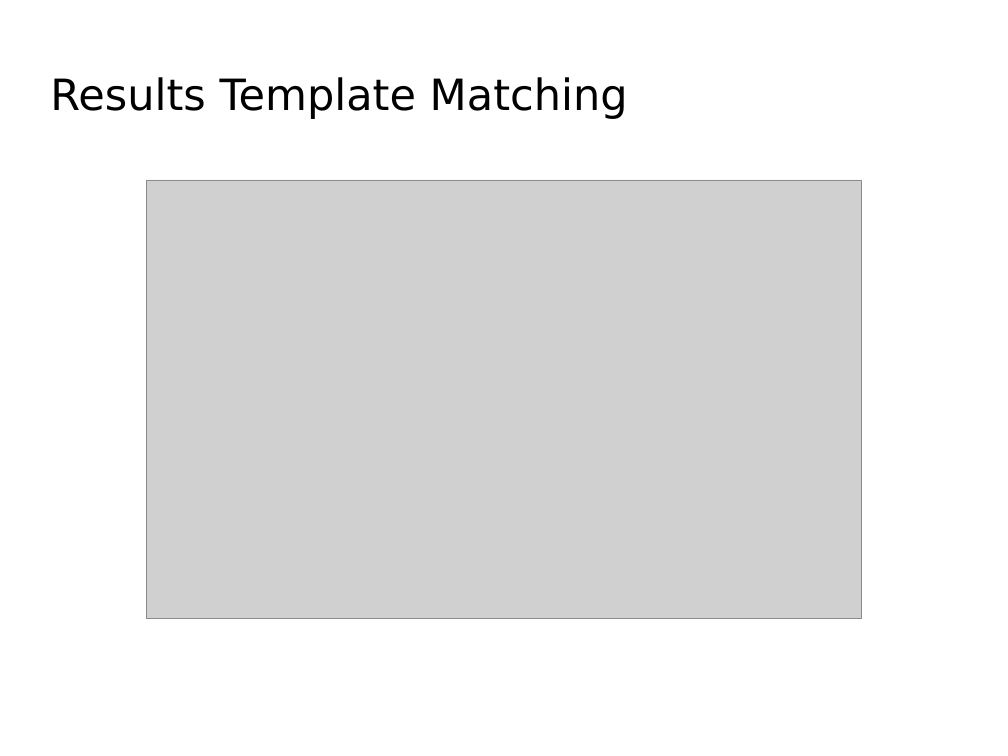
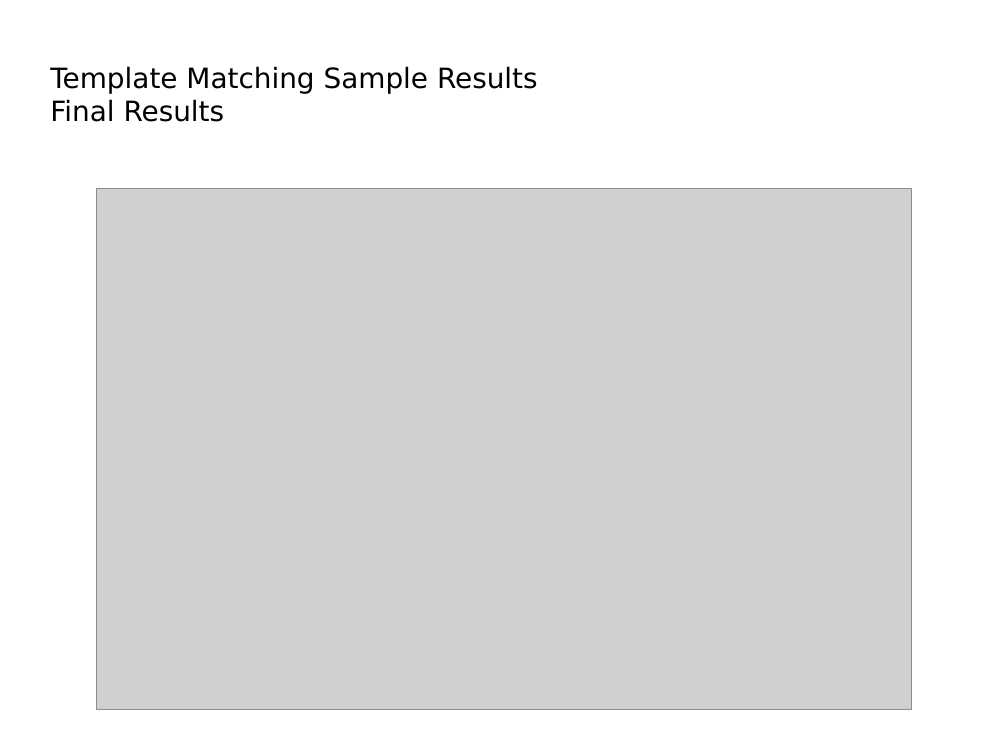
Before and after one commit to Luke-Meyer/dip_project, a slide deck: slide 10 of Presentation/License Plate Sequence Extraction.odp (slide 12 before the commit). Drawn at 1008x756 pixels with LibreOffice and Linux fonts; fonts in the diff are those of the drawing; grey boxes stand for pictures; background and template pictures are left out. Boxes give left, top, right and bottom in pixels: in the first picture for what was removed or moved away, otherwise in the second. Text is boxed around its words. In the diff, an @@ line names an element or a change of style, - is before the commit and + after.

```diff
--- a/Presentation/License Plate Sequence Extraction.odp
+++ b/Presentation/License Plate Sequence Extraction.odp
@@ title at (50, 66, 538, 122): text changed; size 33.9 to 22 pt @@
-Results Template Matching
+Template Matching Sample Results
+Final Results
@@ picture: place and size @@
-picture at (146, 180, 862, 618)
+picture at (96, 188, 912, 710)
```
Also in this commit, not shown: 5 other slides changed, 5 slides added, 1 slide removed, 4 other files.
